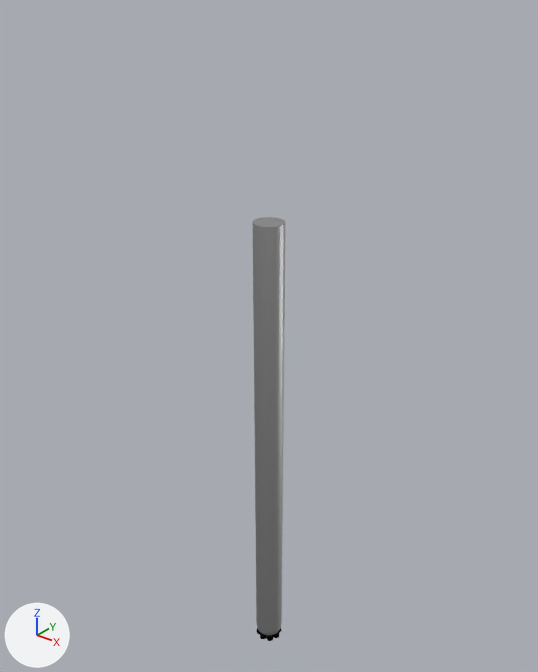
The Blender file models/falcon9.blend, before and after one commit.
The view is the same before and after, from a 50 mm camera at (49.9, -62.4, 55.3) aimed at (-1.8, 2.2, 15.2). Every picture has the same lights, and +X, +Y and +Z are marked at lower left.

Objects in the first picture: 'Stage1'.
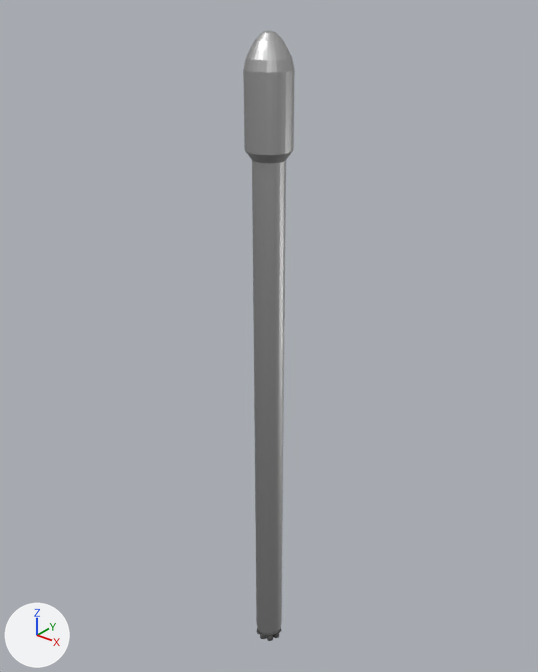
Changed parts and their boxes (x1, y1, x2, y2) in the pictures (538 x 672 px):
'Fairing', added
    after: (243, 30, 295, 163)
'Stage2', added
    after: (252, 161, 286, 227)

What changed in the scene script:
```text
Add me_cylinder_002:
    me_cylinder_002.from_pydata(...)  # a 32-sided cylinder along z spanning x -1.83..1.83, y -1.83..1.83, z -3.46..3.46
    me_cylinder_002.materials.append(mat_material_001)
Add me_cylinder_003:
    me_cylinder_003.from_pydata(...)  # 225 vertices, 225 faces; spans x -2.6..2.6, y -2.6..2.6, z -6.4..6.4
    me_cylinder_003.materials.append(mat_material_001)
Add ob_stage2:
    ob_stage2 = bpy.data.objects.new('Stage2', me_cylinder_002)
    ob_stage2.parent = ob_stage1
    ob_stage2.location = (0.0, 0.0, 34.03)
Add ob_fairing:
    ob_fairing = bpy.data.objects.new('Fairing', me_cylinder_003)
    ob_fairing.parent = ob_stage1
    ob_fairing.location = (0.0, 0.0, 43.88)
```
